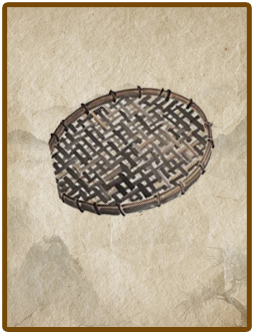
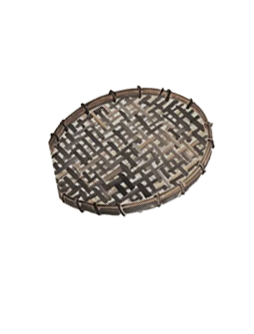
The second 254 x 334 image is a revision of the first. Changes to its layers:
hid "图层 2" over [7, 7, 247, 327]
